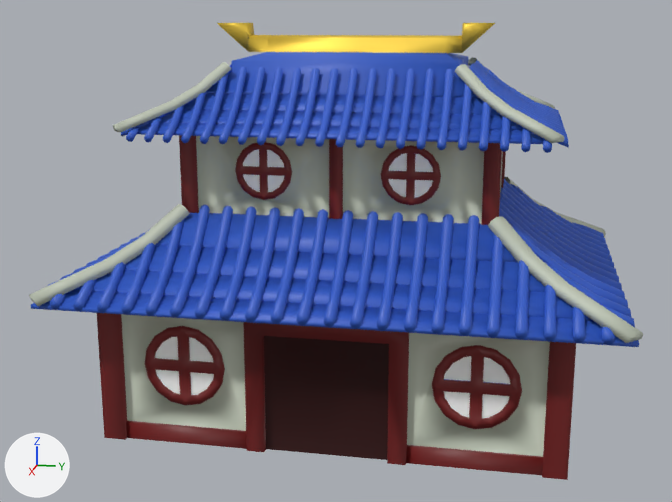
Two versions of the glTF model PokemonGLT/Teatro.glb, one commit apart.
Rendered twice from a 50 mm camera at (13.4, 2.37, 5.62) aimed at (0.18, -0.27, 2.31). The axes (+X, +Y, +Z) are drawn at lower left. The lights are the same throughout. Where no turn or scale is listed for an object, it has been applied to the vertices.

In view in the first picture: 'Ventanas', 'teatro kimono'.
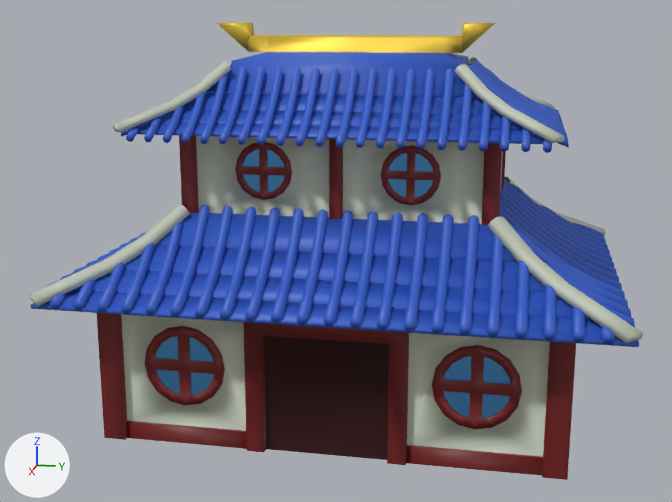
Commit message: Arreglo material de ventanas

Changed parts and their boxes [x1, y1, x2, y2] in the pictures (672 x 502 px):
'Ventanas', recoloured, surface changed (white to blue): [155, 149, 510, 419] in both

What changed in the scene script:
```text
Change mat_cristal:
    mat_cristal.base_color: (1.0, 1.0, 1.0) -> (0.118, 0.403, 0.8)  # white #ffffff -> blue #60aae7
    mat_cristal.roughness: 1.0 -> 0.3
```
